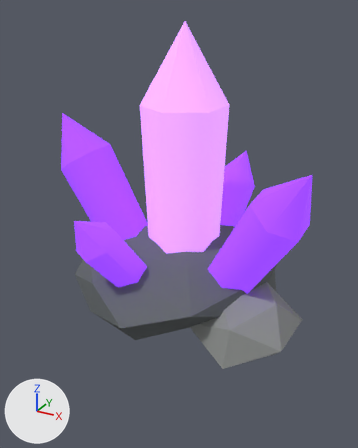
What one commit did to the glTF model assets/props/Rocks/CrystalShadow/CrystalShadow.glb.
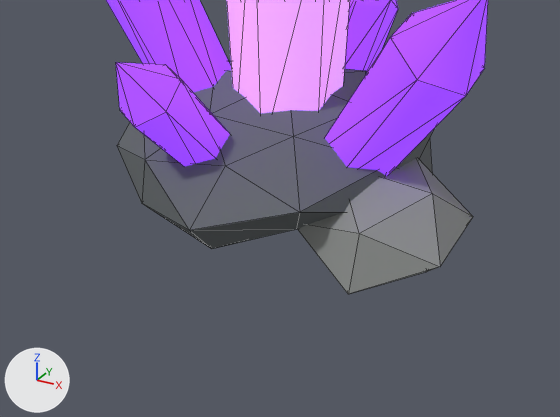
Old and new are each drawn whole from a 50 mm camera at (3.28, -6.13, 4.27) aimed at (0.1, -0.35, 1.38) and again close up on the part from 0% to 100% of the width and 40% to 100% of the height. The lights are fixed; the arrows at lower left show +X, +Y and +Z. The first two pictures are the older version. The close-ups show mesh edges as thin lines. Where no turn or scale is listed for an object, it has been applied to the vertices. Vertices at exactly the same position are counted once.

Names of what the first close-up shows: 'Body', 'Glow', 'GlowCore'.
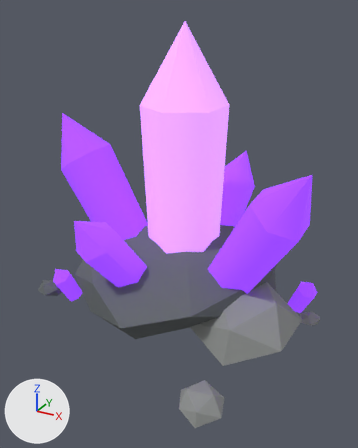
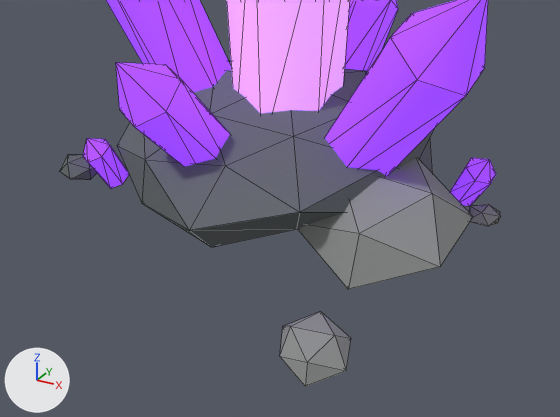
Where the change shows, as pixel boxes [x1, y1, x2, y2] in the close-ups (560 x 417 px):
'Body', reshaped (24% wider, 40% taller): before [117, 61, 473, 294]; after [60, 61, 501, 387]
'Glow', reshaped: before [106, 0, 488, 176]; after [83, 0, 496, 206]
part 1 of me_mesh_0, built on: before [143, 138, 440, 294]; after [143, 138, 501, 387]
part 2 of me_mesh_0, added: after [60, 155, 97, 180]
part 3 of me_mesh_1, added (purple): after [450, 158, 496, 206]
part 4 of me_mesh_1, added (purple): after [83, 138, 129, 188]

The change in detail:
me_mesh_0 is used by ob_body; location (0.0, 0.0, 0.0).
me_mesh_0 had 54 vertices, 100 faces and spanned x -1.47..1.98, y -1.74..1.72, z -0.38..1.11.
me_mesh_0 now has 102 vertices, 180 faces and spans x -2.53..2.16, y -2.45..1.72, z 0.02..1.11.
Part 1, on me_mesh_0:
13 vertices move from x -0.94..1.73, y -1.43..0.83, z -0.38..0.01 to x -0.94..1.73, y -1.43..0.83, z 0.02.
24 vertices are added at x 1.07..2.16, y -2.45..0.33, z 0.02..0.26.
40 new faces join them.
Part 2, on me_mesh_0:
12 vertices are added at x -2.1..-1.7, y -1.24..-0.81, z 0.02..0.2.
20 new faces join them.
Other edits to the shape of me_mesh_0 do not show in these pictures.
me_mesh_1 is used by ob_glow; location (0.0, 0.0, 0.0).
me_mesh_1 had 60 vertices, 120 faces and spanned x -2.14..2.02, y -1.69..1.83, z 0.31..2.73.
me_mesh_1 now has 105 vertices, 210 faces and spans x -2.14..2.02, y -1.69..1.9, z -0.06..2.73.
me_mesh_1 part 3: a new loose piece of 15 vertices spanning x 1.59..2.0, y 0.27..0.63, z -0.06..0.54, in mat_glow (purple #8a3df0, glowing purple #8a3df0).
me_mesh_1 part 4: a new loose piece of 15 vertices spanning x -1.75..-1.38, y -1.2..-0.77, z -0.06..0.54, in mat_glow (purple #8a3df0, glowing purple #8a3df0).
Other edits to the shape of me_mesh_1 do not show in these pictures.
